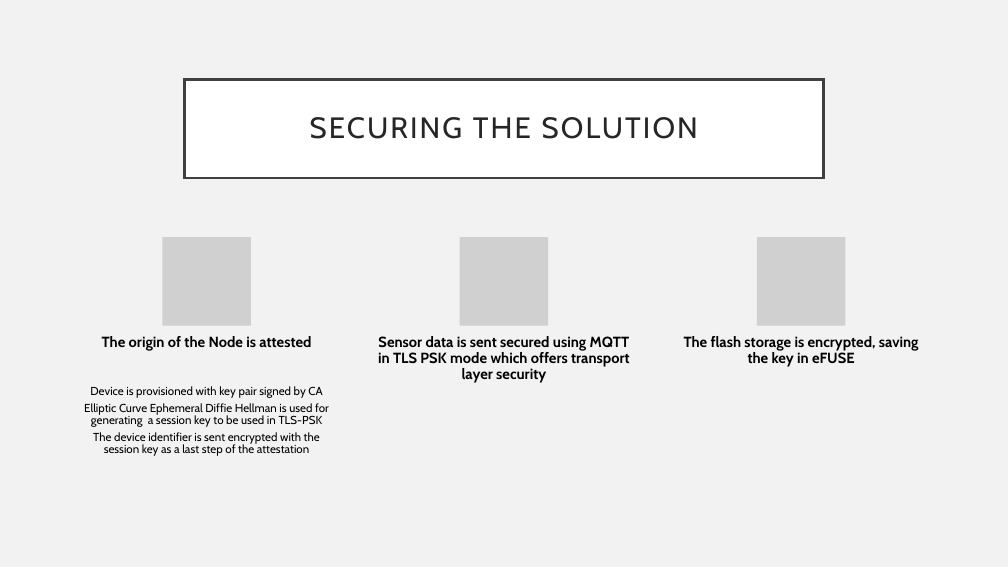
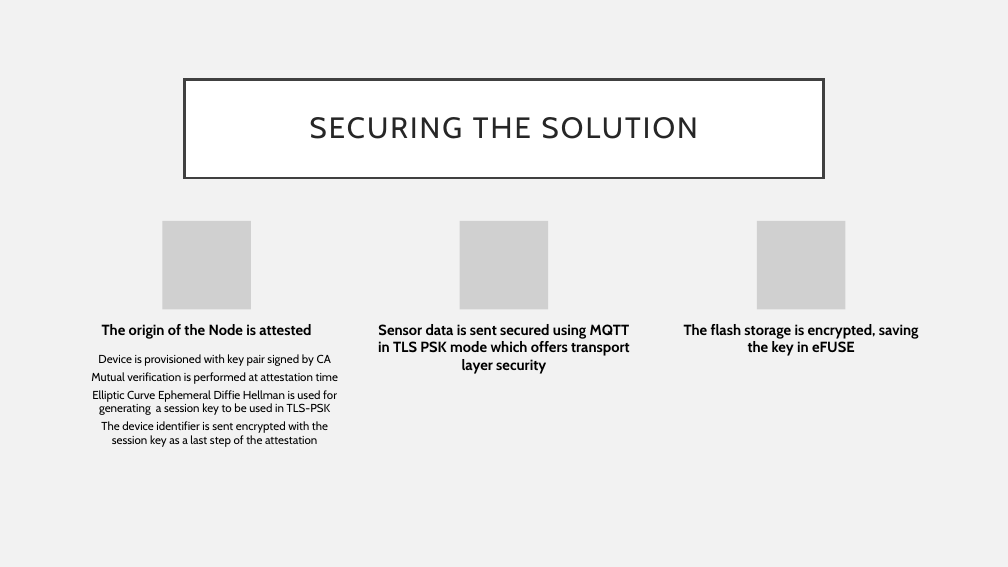
Before and after one commit to andreiczc/dissertation, a slide deck: slide 6 of docs/presentation.pptx. Drawn at 1008x567 pixels with LibreOffice and Linux fonts; fonts in the diff are those of the drawing; grey boxes stand for pictures. Boxes give left, top, right and bottom in pixels: in the first picture for what was removed or moved away, otherwise in the second. Text is boxed around its words. In the diff, an @@ line names an element or a change of style, - is before the commit and + after.

Commit message:
added new presentation

```diff
--- a/docs/presentation.pptx
+++ b/docs/presentation.pptx
@@ 3 pictures: place and size @@
-3 pictures at (163, 237, 845, 326)
+3 pictures at (163, 221, 845, 309)
@@ text "The origin of the Node ...": place and size @@
-text "The origin of the Node ..." at (102, 336, 311, 351)
+text "The origin of the Node ..." at (102, 324, 311, 339)
@@ text "Sensor data is sent secured ...": place and size @@
-text "Sensor data is sent secured ..." at (378, 336, 630, 383)
+text "Sensor data is sent secured ..." at (378, 324, 630, 374)
@@ line spacing 0.9 to 1 in 3 elements at (102, 324, 311, 339), (378, 324, 630, 374), (684, 324, 919, 356) @@
@@ text "The flash storage is encrypted, ...": place and size @@
-text "The flash storage is encrypted, ..." at (684, 336, 919, 367)
+text "The flash storage is encrypted, ..." at (684, 324, 919, 356)
@@ text "Device is provisioned with key ...": place and size @@
-text "Device is provisioned with key ..." at (84, 386, 329, 456)
+text "Device is provisioned with key ..." at (91, 354, 338, 447)
@@ text at (92, 354, 337, 447): line spacing 0.9 to 1 @@
@@ text at (91, 372, 338, 384): paragraph added @@
+Mutual verification is performed at attestation time
```
Also in this commit, not shown: 1 slide added, 15 other files.
